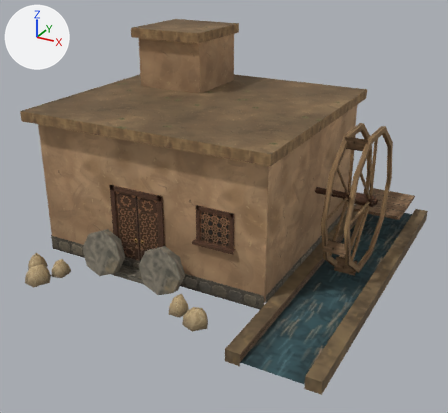
What one commit did to the glTF model ordo/assets/models/kokand/tegirmon_lod1.glb.
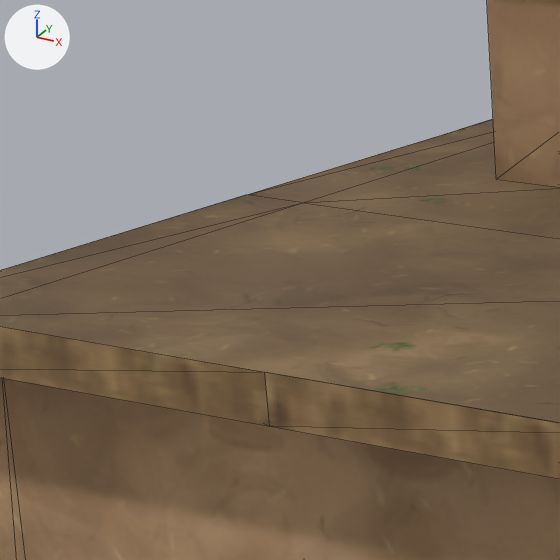
Each version appears first whole from a 50 mm camera at (7.4, -13.62, 8.02) aimed at (0.22, -0.57, 1.49), and next in a close-up on the part from 10% to 34% of the width and 12% to 39% of the height. Every picture has the same lights, and +X, +Y and +Z are marked at upper left. The older version's two pictures come first. The close-ups show mesh edges as thin lines. Vertices at exactly the same position are counted once.

In view in the first close-up: 'Tegirmon'.
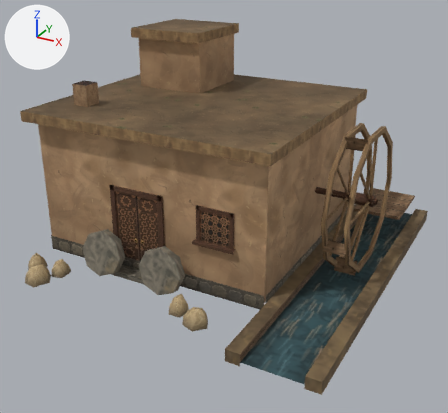
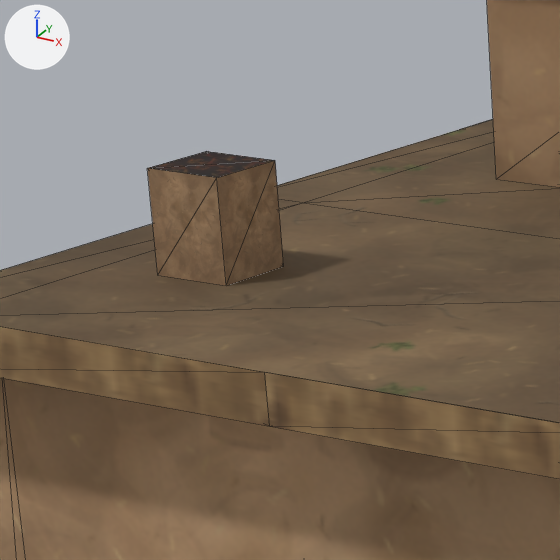
Pixel boxes [x1, y1, x2, y2] of what changed, in the close-ups (560 x 560 px):
part 1 of me_tegirmon, added (brown)
    after: [147, 151, 284, 286]
part 2 of me_tegirmon, edited (looks the same)
    both: [0, 119, 560, 423]

The change, as a diff of the scene's bpy script:
```diff
--- a/ordo/assets/models/kokand/tegirmon_lod1.glb.py
+++ b/ordo/assets/models/kokand/tegirmon_lod1.glb.py
@@ me_tegirmon @@
 # used by ob_tegirmon; location = (0.0, 0.0, 0.0)
-me_tegirmon.from_pydata(...)  # 362 vertices, 481 faces; spans x -4.4..4.5, y -4.5..4.5, z 0.0..5.62
+me_tegirmon.from_pydata(...)  # 370 vertices, 491 faces; spans x -4.4..4.5, y -4.5..4.5, z 0.0..5.62
+# me_tegirmon part 1
+# 8 vertices are added at x -3.62..-3.17, y -1.62..-1.17, z 3.96..4.51
+# 10 new faces join them
+# me_tegirmon part 2: 14 kept faces spanning x -4.4..2.5, y -2.75..3.75, z 3.96..5.62 get new vertex colours
 me_tegirmon.materials.append(mat_kokand)
```
